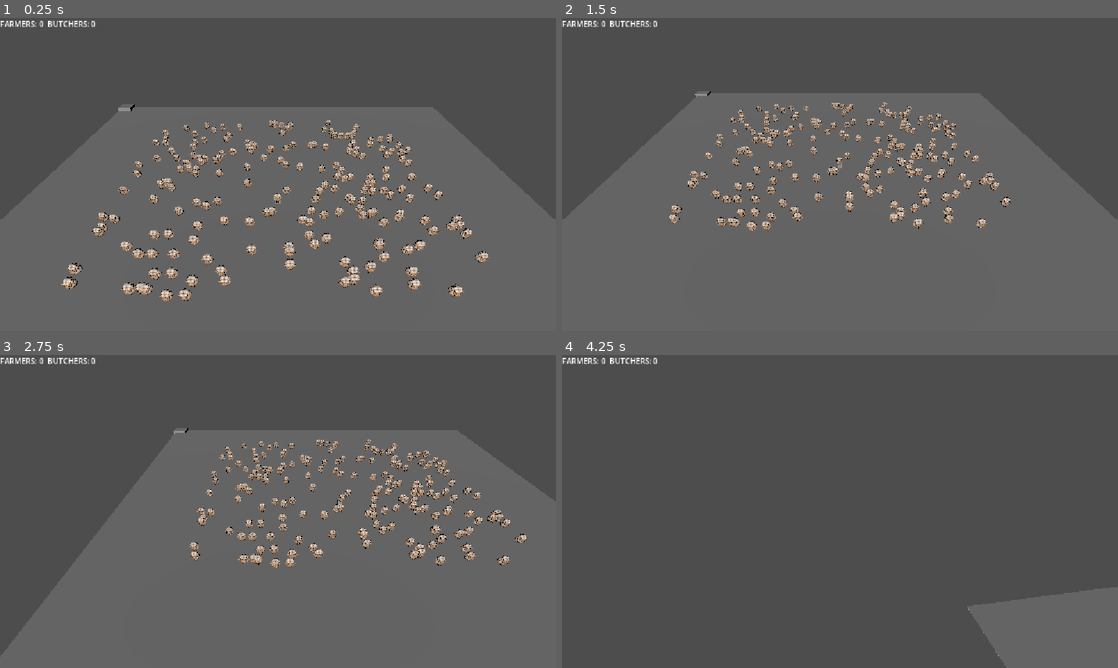
Above: before the commit, frames 1-4 (two rows, left to right).
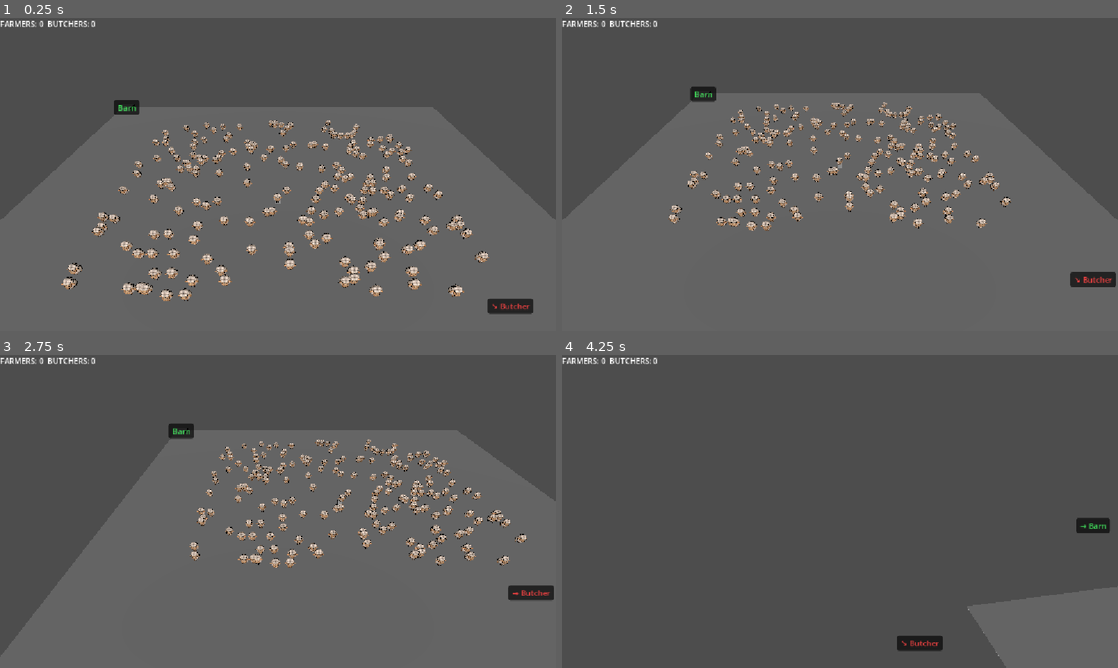
Above: after the commit, the same moments.

Repository: jumper385/kelpie-herders
Game: Godot game, scene res://scenes/gameplay/World.tscn
The game is run twice, just before and just after one commit, with the same random seed, the same clock (stepped at 60 frames per second) and the same inputs. This scene is started directly instead of the project's main scene.
Inputs (mouse positions are in pixels of both pictures, inside the frame that each line leads up to):
- Up to frame 1 (0.25 s): no input
- Up to frame 2 (1.5 s): tap Enter at 0.5 s; move the mouse to (962, 158) at 0.52 s; hold S (cam_back) 0.53-1.25 s; click (962, 158) at 0.67 s; drag from (728, 190) to (812, 237) at 1.27 s
- Up to frame 3 (2.75 s): tap Space at 2 s; move the mouse to (333, 442) at 2.02 s; hold A (cam_left) from 2.03 s (still down); click (333, 442) at 2.17 s
- Up to frame 4 (4.25 s): release A (cam_left) at 2.75 s; drag from (812, 574) to (673, 464) at 2.77 s; tap Enter at 3.5 s; move the mouse to (1006, 558) at 3.52 s; hold Q (cam_rotate_left) from 3.53 s (still down); click (1006, 558) at 3.67 s

The runs differ from the first frame. In frame 1, 0.6% of the frame differs, in the area x 20-96%, y 26-95%; in frame 2, 0.6%; in frame 3, 0.6%; in frame 4, 0.7%, in the area x 60-99%, y 52-95%.

Commit message:
fix: added endgame screen

Diff:
--- a/scenes/gameplay/World.tscn
+++ b/scenes/gameplay/World.tscn
@@ -6,6 +6,7 @@
 [ext_resource type="PackedScene" uid="uid://br6fxhknc7hkf" path="res://scenes/world/CaptureArea.tscn" id="5_jka67"]
 [ext_resource type="Script" uid="uid://cstbeg132xhu1" path="res://scripts/config/SpawnConfig.gd" id="6_spcfg"]
 [ext_resource type="Resource" uid="uid://dhagpoqjouw8t" path="res://resources/spawn/SheepSpawnConfig.tres" id="7_sheepcfg"]
+[ext_resource type="Script" uid="uid://ckhudscript013" path="res://scripts/ui/CapturePointHUD.gd" id="8_hud"]
 
 [sub_resource type="NavigationMesh" id="NavigationMesh_noarx"]
 vertices = PackedVector3Array(-49.6084, 0.5835, 49.8208, -0.85839844, 0.5835, 5.320801, -1.1083984, 0.5835, 3.3208008, -49.6084, 0.5835, -49.9292, 49.6416, 0.5835, 49.8208, 1.1416016, 0.5835, 5.070801, 0.89160156, 0.5835, 3.0708008, 49.6416, 0.5835, -49.9292)
@@ -63,3 +64,9 @@
 offset_bottom = 23.0
 label_settings = SubResource("LabelSettings_jka67")
 uppercase = true
+
+[node name="CapturePointHUD" type="Control" parent="CanvasLayer" unique_id=987654321 node_paths=PackedStringArray("camera", "farmer_zone", "butcher_zone")]
+script = ExtResource("8_hud")
+camera = NodePath("../../RTSCameraRig/Camera3D")
+farmer_zone = NodePath("../../barn")
+butcher_zone = NodePath("../../butcher")
--- a/scripts/core/WorldController.gd
+++ b/scripts/core/WorldController.gd
@@ -16,6 +16,9 @@
 
 var _spawner: MultiplayerSpawner
 var _pause_layer: CanvasLayer
+var _end_game_layer: CanvasLayer
+var _total_sheep := 0
+var _game_over := false
 ## type_id -> PackedScene, built from world_spawn_configs at startup.
 var _scene_registry: Dictionary = {}
 
@@ -24,6 +27,7 @@
 	# Build scene registry so _do_spawn can look up scenes by type string.
 	for cfg: SpawnConfig in world_spawn_configs:
 		_scene_registry[cfg.type_id] = cfg.scene
+		_total_sheep += cfg.count
 
 	if multiplayer.is_server():
 		_build_pause_menu()
@@ -115,10 +119,76 @@
 	farmers_score = farmers
 	butchers_score = butchers
 	update_score_text()
+	_check_game_over()
 
 
 func update_score_text() -> void:
 	score_label.text = "Farmers: %d  Butchers: %d" % [farmers_score, butchers_score]
+
+
+func _check_game_over() -> void:
+	if _game_over or _total_sheep == 0:
+		return
+	if farmers_score + butchers_score < _total_sheep:
+		return
+	_game_over = true
+	var winner: String
+	if farmers_score > butchers_score:
+		winner = "Farmers"
+	elif butchers_score > farmers_score:
+		winner = "Butchers"
+	else:
+		winner = "Tie"
+	_build_end_game_screen(winner)
+
+
+func _build_end_game_screen(winner: String) -> void:
+	_end_game_layer = CanvasLayer.new()
+	_end_game_layer.layer = 20
+	add_child(_end_game_layer)
+
+	var bg := ColorRect.new()
+	bg.set_anchors_and_offsets_preset(Control.PRESET_FULL_RECT)
+	bg.color = Color(0, 0, 0, 0.75)
+	_end_game_layer.add_child(bg)
+
+	var center := CenterContainer.new()
+	center.set_anchors_and_offsets_preset(Control.PRESET_FULL_RECT)
+	_end_game_layer.add_child(center)
+
+	var panel := PanelContainer.new()
+	center.add_child(panel)
+
+	var vbox := VBoxContainer.new()
+	vbox.custom_minimum_size = Vector2(360, 0)
+	vbox.add_theme_constant_override("separation", 20)
+	panel.add_child(vbox)
+
+	var title := Label.new()
+	title.text = "Game Over"
+	title.horizontal_alignment = HORIZONTAL_ALIGNMENT_CENTER
+	title.add_theme_font_size_override("font_size", 36)
+	vbox.add_child(title)
+
+	var result := Label.new()
+	if winner == "Tie":
+		result.text = "It's a Tie!"
+	else:
+		result.text = "%s Win!" % winner
+	result.horizontal_alignment = HORIZONTAL_ALIGNMENT_CENTER
+	result.add_theme_font_size_override("font_size", 26)
+	vbox.add_child(result)
+
+	var scores := Label.new()
+	scores.text = "Farmers: %d  |  Butchers: %d" % [farmers_score, butchers_score]
+	scores.horizontal_alignment = HORIZONTAL_ALIGNMENT_CENTER
+	vbox.add_child(scores)
+
+	if multiplayer.is_server():
+		var btn := Button.new()
+		btn.text = "Back to Lobby"
+		btn.pressed.connect(_on_stop_game_pressed)
+		vbox.add_child(btn)
 
 
 # ── Pause / Exit menu (host only) ─────────────────────────────────────────────
--- /dev/null
+++ b/scripts/ui/CapturePointHUD.gd
@@ -0,0 +1,115 @@
+class_name CapturePointHUD
+extends Control
+
+## Draws on-screen labels for the two capture zones.
+## When a zone is visible in the viewport the label hovers near it.
+## When it is off-screen the label floats at the screen edge with a
+## directional arrow pointing toward the zone.
+
+@export var camera: Camera3D
+@export var farmer_zone: CaptureZone
+@export var butcher_zone: CaptureZone
+
+const EDGE_MARGIN := 52.0
+
+var _farmer_label: Label
+var _butcher_label: Label
+
+
+func _ready() -> void:
+	set_anchors_and_offsets_preset(Control.PRESET_FULL_RECT)
+	mouse_filter = Control.MOUSE_FILTER_IGNORE
+
+	_farmer_label  = _make_label("Barn",    Color(0.25, 0.85, 0.35))
+	_butcher_label = _make_label("Butcher", Color(0.90, 0.25, 0.25))
+
+
+func _make_label(text: String, color: Color) -> Label:
+	var label := Label.new()
+	label.text = text
+	label.add_theme_color_override("font_color", color)
+	label.add_theme_font_size_override("font_size", 16)
+
+	var style := StyleBoxFlat.new()
+	style.bg_color = Color(0.0, 0.0, 0.0, 0.65)
+	style.corner_radius_top_left    = 5
+	style.corner_radius_top_right   = 5
+	style.corner_radius_bottom_left = 5
+	style.corner_radius_bottom_right = 5
+	style.content_margin_left   = 8
+	style.content_margin_right  = 8
+	style.content_margin_top    = 4
+	style.content_margin_bottom = 4
+	label.add_theme_stylebox_override("normal", style)
+
+	add_child(label)
+	return label
+
+
+func _process(_delta: float) -> void:
+	if camera == null:
+		return
+	if farmer_zone:
+		_update_indicator(_farmer_label, farmer_zone.global_position, "Barn")
+	if butcher_zone:
+		_update_indicator(_butcher_label, butcher_zone.global_position, "Butcher")
+
+
+func _update_indicator(label: Label, world_pos: Vector3, base_text: String) -> void:
+	var viewport_size: Vector2 = get_viewport_rect().size
+	var screen_pos: Vector2    = camera.unproject_position(world_pos)
+
+	# Determine if the world point is behind the camera.
+	var cam_to_point: Vector3 = world_pos - camera.global_position
+	var is_behind: bool = cam_to_point.dot(-camera.global_transform.basis.z) < 0.0
+
+	var m := EDGE_MARGIN
+	var on_screen: bool = (
+		not is_behind
+		and screen_pos.x > m
+		and screen_pos.x < viewport_size.x - m
+		and screen_pos.y > m
+		and screen_pos.y < viewport_size.y - m
+	)
+
+	if on_screen:
+		label.text = base_text
+		# Force layout so label.size is current before positioning.
+		label.reset_size()
+		label.position = screen_pos - label.size * 0.5
+	else:
+		# Compute direction from screen centre toward the projected point,
+		# reversing it when the point is behind the camera.
+		var center: Vector2 = viewport_size * 0.5
+		var raw_dir: Vector2 = screen_pos - center
+		var direction: Vector2 = (-raw_dir if is_behind else raw_dir).normalized()
+		if direction.length() < 0.001:
+			direction = Vector2.UP
+
+		var arrow: String = _direction_arrow(direction)
+		label.text = "%s %s" % [arrow, base_text]
+		label.reset_size()
+		label.position = _clamp_to_edge(center, direction, viewport_size, m) - label.size * 0.5
+
+
+func _direction_arrow(dir: Vector2) -> String:
+	# Map direction to the nearest of 8 compass arrows.
+	var angle := dir.angle()
+	if angle < 0.0:
+		angle += 2.0 * PI
+	var sector := int(angle / (PI / 4.0) + 0.5) % 8
+	const ARROWS: Array[String] = ["→", "↘", "↓", "↙", "←", "↖", "↑", "↗"]
+	return ARROWS[sector]
+
+
+func _clamp_to_edge(
+	center: Vector2,
+	direction: Vector2,
+	viewport_size: Vector2,
+	margin: float
+) -> Vector2:
+	# Scale direction vector until it reaches the margin-inset rectangle edge.
+	var half := viewport_size * 0.5 - Vector2(margin, margin)
+	var scale_x: float = half.x / max(abs(direction.x), 0.001)
+	var scale_y: float = half.y / max(abs(direction.y), 0.001)
+	return center + direction * min(scale_x, scale_y)
Not shown, added: scripts/ui/CapturePointHUD.gd.uid
